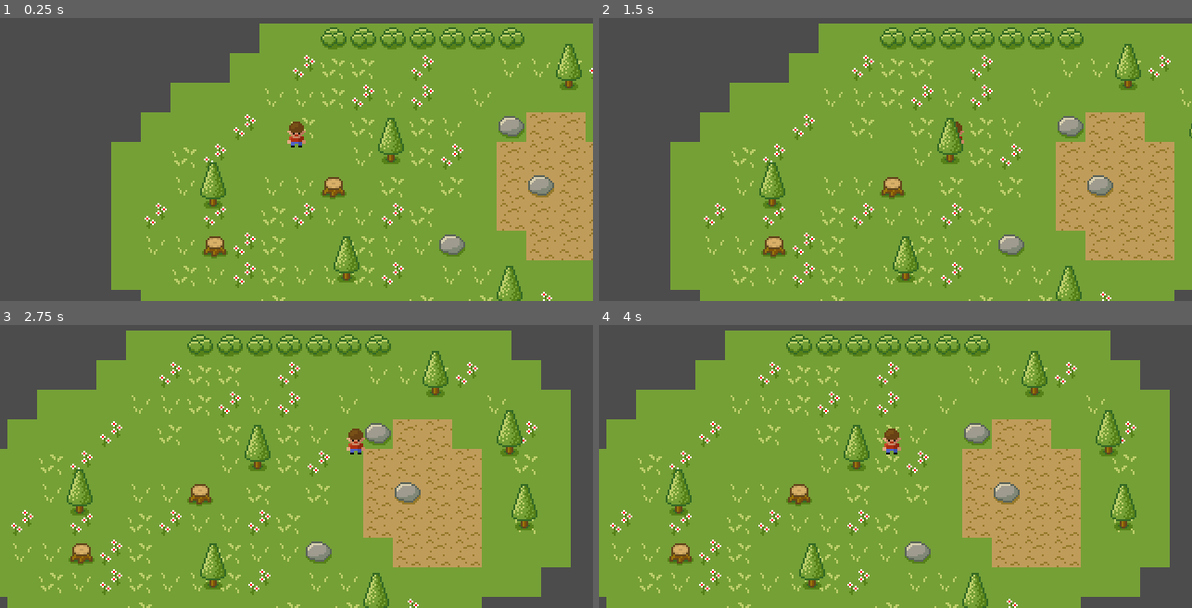
Above: before the commit, frames 1-4 (two rows, left to right).
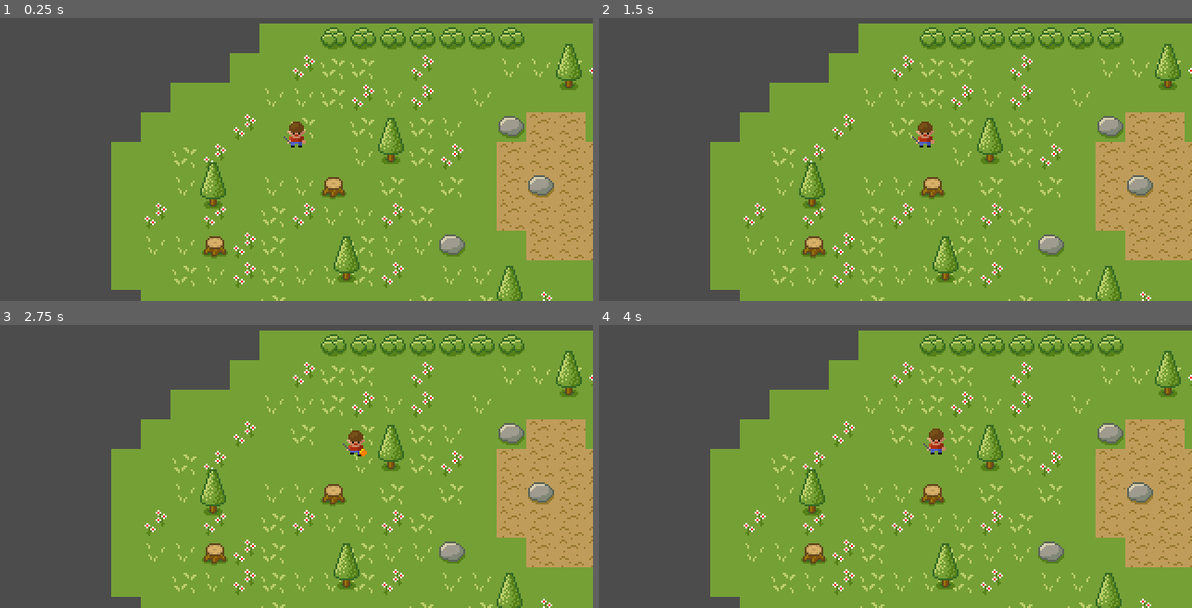
Above: after the commit, the same moments.

Repository: hennifant/rpg
Game: Godot game, scene res://Scenes/Main.tscn
The game is run twice, just before and just after one commit, with the same random seed, the same clock (stepped at 60 frames per second) and the same inputs. The project has no main scene, so this scene is started directly.
Inputs (mouse positions are in pixels of both pictures, inside the frame that each line leads up to):
- Up to frame 1 (0.25 s): no input
- Up to frame 2 (1.5 s): tap Enter at 0.5 s; move the mouse to (1025, 117) at 0.52 s; hold Right (ui_right) 0.53-1.25 s; hold Space (attack, bound only after the commit) 0.53-1.25 s; click (1025, 117) at 0.67 s; tap Ctrl (fireball, bound only after the commit) at 0.8 s; drag from (776, 151) to (865, 201) at 1.27 s
- Up to frame 3 (2.75 s): tap Space (attack, bound only after the commit) at 2 s; move the mouse to (355, 367) at 2.02 s; hold Right (ui_right) from 2.03 s (still down); hold Space (attack, bound only after the commit) from 2.03 s (still down); click (355, 367) at 2.17 s; tap Ctrl (fireball, bound only after the commit) at 2.3 s
- Up to frame 4 (4 s): release Right (ui_right) at 2.75 s; release Space (attack, bound only after the commit) at 2.75 s; drag from (865, 508) to (717, 392) at 2.77 s; tap Enter at 3.5 s; move the mouse to (1073, 491) at 3.52 s; hold Left (ui_left) from 3.53 s (still down); hold Space (attack, bound only after the commit) from 3.53 s (still down); click (1073, 491) at 3.67 s; tap Ctrl (fireball, bound only after the commit) at 3.8 s

The runs differ from the first frame. In frame 1, less than 0.1% of the frame differs, in the area x 47-50%, y 41-45%; in frame 2, 26%; in frame 3, 50%; in frame 4, 50%, in the area x 0-100%, y 1-100%.

Commit message:
Added animated sprites and player actions

Diff:
--- a/Scenes/Main.tscn
+++ b/Scenes/Main.tscn
@@ -1,8 +1,121 @@
-[gd_scene load_steps=5 format=2]
+[gd_scene load_steps=36 format=2]
 
-[ext_resource path="res://Entities/Player/player.png" type="Texture" id=1]
+[ext_resource path="res://Entities/Player/player_down_idle_2.png" type="Texture" id=1]
 [ext_resource path="res://Scripts/Player.gd" type="Script" id=2]
 [ext_resource path="res://Tilesets/MapTileset.tres" type="TileSet" id=3]
+[ext_resource path="res://Entities/Player/player_down_idle_1.png" type="Texture" id=4]
+[ext_resource path="res://Entities/Player/player_left_attack_2.png" type="Texture" id=5]
+[ext_resource path="res://Entities/Player/player_down_fireball_1.png" type="Texture" id=6]
+[ext_resource path="res://Entities/Player/player_up_attack_2.png" type="Texture" id=7]
+[ext_resource path="res://Entities/Player/player_right_walk_1.png" type="Texture" id=8]
+[ext_resource path="res://Entities/Player/player_left_attack_1.png" type="Texture" id=9]
+[ext_resource path="res://Entities/Player/player_right_fireball_1.png" type="Texture" id=10]
+[ext_resource path="res://Entities/Player/player_down_attack_1.png" type="Texture" id=11]
+[ext_resource path="res://Entities/Player/player_right_attack_1.png" type="Texture" id=12]
+[ext_resource path="res://Entities/Player/player_left_idle_1.png" type="Texture" id=13]
+[ext_resource path="res://Entities/Player/player_right_idle_1.png" type="Texture" id=14]
+[ext_resource path="res://Entities/Player/player_right_walk_2.png" type="Texture" id=15]
+[ext_resource path="res://Entities/Player/player_left_fireball_2.png" type="Texture" id=16]
+[ext_resource path="res://Entities/Player/player_left_walk_1.png" type="Texture" id=17]
+[ext_resource path="res://Entities/Player/player_down_attack_2.png" type="Texture" id=18]
+[ext_resource path="res://Entities/Player/player_down_walk_1.png" type="Texture" id=19]
+[ext_resource path="res://Entities/Player/player_left_idle_2.png" type="Texture" id=20]
+[ext_resource path="res://Entities/Player/player_right_attack_2.png" type="Texture" id=21]
+[ext_resource path="res://Entities/Player/player_right_idle_2.png" type="Texture" id=22]
+[ext_resource path="res://Entities/Player/player_left_fireball_1.png" type="Texture" id=23]
+[ext_resource path="res://Entities/Player/player_up_fireball_2.png" type="Texture" id=24]
+[ext_resource path="res://Entities/Player/player_up_idle_2.png" type="Texture" id=25]
+[ext_resource path="res://Entities/Player/player_up_idle_1.png" type="Texture" id=26]
+[ext_resource path="res://Entities/Player/player_right_fireball_2.png" type="Texture" id=27]
+[ext_resource path="res://Entities/Player/player_down_fireball_2.png" type="Texture" id=28]
+[ext_resource path="res://Entities/Player/player_left_walk_2.png" type="Texture" id=29]
+[ext_resource path="res://Entities/Player/player_up_walk_1.png" type="Texture" id=30]
+[ext_resource path="res://Entities/Player/player_down_walk_2.png" type="Texture" id=31]
+[ext_resource path="res://Entities/Player/player_up_fireball_1.png" type="Texture" id=32]
+[ext_resource path="res://Entities/Player/player_up_attack_1.png" type="Texture" id=33]
+
+[sub_resource type="SpriteFrames" id=2]
+animations = [ {
+"frames": [ ExtResource( 4 ), ExtResource( 11 ), ExtResource( 18 ) ],
+"loop": true,
+"name": "down_attack",
+"speed": 5.0
+}, {
+"frames": [ ExtResource( 4 ), ExtResource( 6 ), ExtResource( 28 ) ],
+"loop": true,
+"name": "down_fireball",
+"speed": 5.0
+}, {
+"frames": [ ExtResource( 4 ), ExtResource( 1 ) ],
+"loop": true,
+"name": "down_idle",
+"speed": 1.0
+}, {
+"frames": [ ExtResource( 4 ), ExtResource( 19 ), ExtResource( 4 ), ExtResource( 31 ) ],
+"loop": true,
+"name": "down_walk",
+"speed": 5.0
+}, {
+"frames": [ ExtResource( 13 ), ExtResource( 9 ), ExtResource( 5 ) ],
+"loop": true,
+"name": "left_attack",
+"speed": 5.0
+}, {
+"frames": [ ExtResource( 13 ), ExtResource( 23 ), ExtResource( 16 ) ],
+"loop": true,
+"name": "left_fireball",
+"speed": 5.0
+}, {
+"frames": [ ExtResource( 13 ), ExtResource( 20 ) ],
+"loop": true,
+"name": "left_idle",
+"speed": 5.0
+}, {
+"frames": [ ExtResource( 13 ), ExtResource( 17 ), ExtResource( 13 ), ExtResource( 29 ) ],
+"loop": true,
+"name": "left_walk",
+"speed": 5.0
+}, {
+"frames": [ ExtResource( 14 ), ExtResource( 12 ), ExtResource( 21 ) ],
+"loop": true,
+"name": "right_attack",
+"speed": 5.0
+}, {
+"frames": [ ExtResource( 14 ), ExtResource( 10 ), ExtResource( 27 ) ],
+"loop": true,
+"name": "right_fireball",
+"speed": 5.0
+}, {
+"frames": [ ExtResource( 14 ), ExtResource( 22 ) ],
+"loop": true,
+"name": "right_idle",
+"speed": 5.0
+}, {
+"frames": [ ExtResource( 14 ), ExtResource( 8 ), ExtResource( 14 ), ExtResource( 15 ) ],
+"loop": true,
+"name": "right_walk",
+"speed": 5.0
+}, {
+"frames": [ ExtResource( 26 ), ExtResource( 33 ), ExtResource( 7 ) ],
+"loop": true,
+"name": "up_attack",
+"speed": 5.0
+}, {
+"frames": [ ExtResource( 26 ), ExtResource( 32 ), ExtResource( 24 ) ],
+"loop": true,
+"name": "up_fireball",
+"speed": 5.0
+}, {
+"frames": [ ExtResource( 26 ), ExtResource( 25 ) ],
+"loop": true,
+"name": "up_idle",
+"speed": 5.0
+}, {
+"frames": [ ExtResource( 26 ), ExtResource( 30 ), ExtResource( 26 ), ExtResource( 30 ) ],
+"loop": true,
+"name": "up_walk",
+"speed": 5.0
+} ]
 
 [sub_resource type="RectangleShape2D" id=1]
 extents = Vector2( 5, 7 )
@@ -12,10 +125,13 @@
 [node name="Player" type="KinematicBody2D" parent="."]
 position = Vector2( 100, 60 )
 z_index = 1
+input_pickable = true
 script = ExtResource( 2 )
 
-[node name="Sprite" type="Sprite" parent="Player"]
-texture = ExtResource( 1 )
+[node name="Sprite" type="AnimatedSprite" parent="Player"]
+frames = SubResource( 2 )
+animation = "down_idle"
+playing = true
 
 [node name="CollisionShape2D" type="CollisionShape2D" parent="Player"]
 shape = SubResource( 1 )
@@ -38,3 +154,5 @@
 cell_custom_transform = Transform2D( 1, 0, 0, 1, 0, 0 )
 format = 1
 tile_data = PoolIntArray( 65566, 5, 0, 327715, 5, 0, 393234, 5, 0, 589830, 5, 0, 655396, 5, 0, 917519, 5, 0, 1048602, 5, 0 )
+
+[connection signal="animation_finished" from="Player/Sprite" to="Player" method="_on_Sprite_animation_finished"]
--- a/Scripts/Flowers.gd
+++ b/Scripts/Flowers.gd
@@ -1,20 +1,8 @@
 extends Area2D
 
 
-# Declare member variables here. Examples:
-# var a = 2
-# var b = "text"
-
-
-# Called when the node enters the scene tree for the first time.
 func _ready():
 	pass # Replace with function body.
-
-
-# Called every frame. 'delta' is the elapsed time since the previous frame.
-#func _process(delta):
-#	pass
-
 
 func _on_Flowers_body_entered(body):
 	if body.name == "Player":
--- a/Scripts/Player.gd
+++ b/Scripts/Player.gd
@@ -2,6 +2,14 @@
 
 # Player movement speed
 export var speed = 75
+
+# Animation variables
+var last_direction = Vector2(0, 1)
+var attack_playing = false
+
+# Player dragging flag
+var drag_enabled = false
+
 
 func _physics_process(delta):
 	# Get player input
@@ -13,6 +21,79 @@
 	if abs(direction.x) == 1 and abs(direction.y) == 1:
 		direction = direction.normalized()
 
-	# Apply movement
+	# Calculate movement
 	var movement = speed * direction * delta
+
+	# If dragging is enabled, use mouse position to calculate movement
+	if drag_enabled:
+		var new_position = get_global_mouse_position()
+		movement = new_position - position;
+		if movement.length() > (speed * delta):
+			direction = movement.normalized()
+			movement = speed * delta * direction
+		else:
+			direction = movement / speed
+
+	if attack_playing:
+		movement = 0.3 * movement
+
+	# Execute movement
 	move_and_collide(movement)
+
+	# Animate player based on direction
+	if not attack_playing:
+		animates_player(direction)
+
+
+func _input_event(viewport, event, shape_idx):
+	if event is InputEventMouseButton:
+		if event.button_index == BUTTON_LEFT:
+			drag_enabled = event.pressed
+
+
+func _input(event):
+	if event is InputEventMouseButton:
+		if event.button_index == BUTTON_LEFT and not event.pressed:
+			drag_enabled = false
+
+	if event.is_action_pressed("attack"):
+		attack_playing = true
+		var animation = get_animation_direction(last_direction) + "_attack"
+		$Sprite.play(animation)
+	elif event.is_action_pressed("fireball"):
+		attack_playing = true
+		var animation = get_animation_direction(last_direction) + "_fireball"
+		$Sprite.play(animation)
+
+
+func get_animation_direction(direction: Vector2):
+	var norm_direction = direction.normalized()
+	if norm_direction.y >= 0.707:
+		return "down"
+	elif norm_direction.y <= -0.707:
+		return "up"
+	elif norm_direction.x <= -0.707:
+		return "left"
+	elif norm_direction.x >= 0.707:
+		return "right"
+
+
+func animates_player(direction: Vector2):
+	if direction != Vector2.ZERO:
+		# gradually update last_direction to counteract the bounce of the analog stick
+		last_direction = 0.5 * last_direction + 0.5 * direction
+
+		# Choose walk animation based on movement direction
+		var animation = get_animation_direction(last_direction) + "_walk"
+
+		# Choose FPS based on movement speed and then play the walk animation
+		$Sprite.frames.set_animation_speed(animation, 2 + 8 * direction.length())
+		$Sprite.play(animation)
+	else:
+		# Choose idle animation based on last movement direction and play it
+		var animation = get_animation_direction(last_direction) + "_idle"
+		$Sprite.play(animation)
+
+
+func _on_Sprite_animation_finished():
+	attack_playing = false
--- a/project.godot
+++ b/project.godot
@@ -25,6 +25,21 @@
 
 common/drop_mouse_on_gui_input_disabled=true
 
+[input]
+
+attack={
+"deadzone": 0.5,
+"events": [ Object(InputEventJoypadButton,"resource_local_to_scene":false,"resource_name":"","device":0,"button_index":2,"pressure":0.0,"pressed":false,"script":null)
+, Object(InputEventKey,"resource_local_to_scene":false,"resource_name":"","device":0,"alt":false,"shift":false,"control":false,"meta":false,"command":false,"pressed":false,"scancode":32,"physical_scancode":0,"unicode":0,"echo":false,"script":null)
+ ]
+}
+fireball={
+"deadzone": 0.5,
+"events": [ Object(InputEventKey,"resource_local_to_scene":false,"resource_name":"","device":0,"alt":false,"shift":false,"control":false,"meta":false,"command":false,"pressed":false,"scancode":16777238,"physical_scancode":0,"unicode":0,"echo":false,"script":null)
+, Object(InputEventJoypadButton,"resource_local_to_scene":false,"resource_name":"","device":0,"button_index":3,"pressure":0.0,"pressed":false,"script":null)
+ ]
+}
+
 [physics]
 
 common/enable_pause_aware_picking=true
Binary file added: Entities/Player/player_down_attack_1.png
Not shown, added: Entities/Player/player_down_attack_1.png.import
Binary file added: Entities/Player/player_down_attack_2.png
Not shown, added: Entities/Player/player_down_attack_2.png.import
Binary file added: Entities/Player/player_down_fireball_1.png
Not shown, added: Entities/Player/player_down_fireball_1.png.import
Binary file added: Entities/Player/player_down_fireball_2.png
Not shown, added: Entities/Player/player_down_fireball_2.png.import
Binary file added: Entities/Player/player_down_idle_1.png
Not shown, added: Entities/Player/player_down_idle_1.png.import
Binary file added: Entities/Player/player_down_idle_2.png
Not shown, added: Entities/Player/player_down_idle_2.png.import
(and 52 more such lines)
